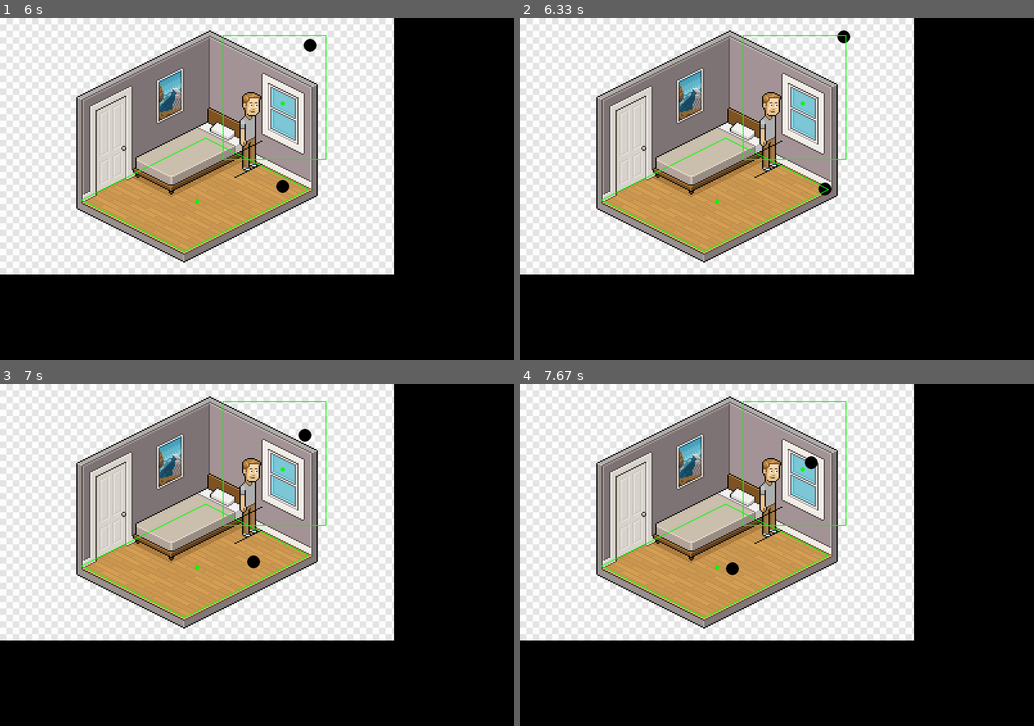
Above: before the commit, frames 1-4 (two rows, left to right).
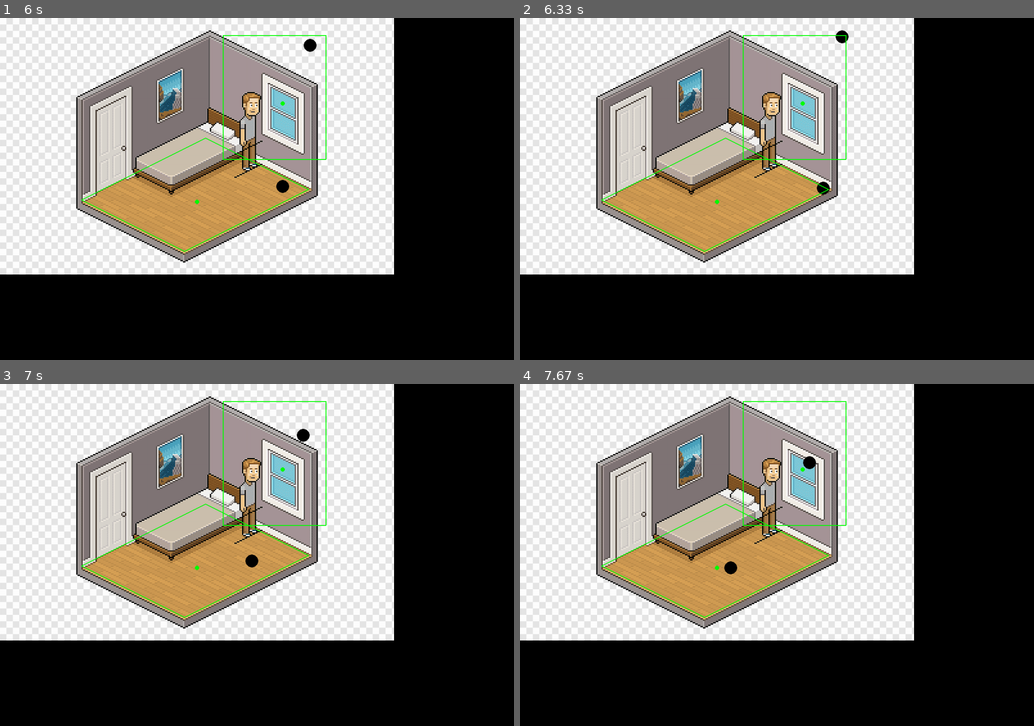
Above: after the commit, the same moments.

Repository: moises-dias/pygame-learning
Game: pygame game, started from movement_test.py
Two runs of this game, one before a commit and one after it. Both use one fixed random seed, a clock stepped at 60 frames per second and the inputs below.
Inputs:
- Up to frame 1 (6 s): hold Right 0.33-0.8 s; hold Up 0.83-1.13 s; hold Right 1.17-1.63 s; hold Left 1.67-2.2 s; hold Down 2.23-2.53 s; hold Left 2.57-2.97 s; hold Up 3-3.37 s; hold Right 3.4-4.03 s; hold Down 4.07-4.43 s; hold Left 4.47-4.93 s; hold Right 4.97-5.43 s; hold Up 5.47-5.77 s; hold Right from 5.8 s (still down)
- Up to frame 2 (6.33 s): release Right at 6.27 s; hold Left from 6.3 s (still down)
- Up to frame 3 (7 s): release Left at 6.83 s; hold Down from 6.87 s (still down)
- Up to frame 4 (7.67 s): release Down at 7.17 s; hold Left 7.2-7.6 s; hold Up from 7.63 s (still down)

Frame 1 is identical in both runs. In frame 2, less than 0.1% of the frame differs, in the area x 57-65%, y 3-52%; in frame 3, less than 0.1%, in the area x 47-61%, y 13-54%; in frame 4, less than 0.1%.

Commit message:
reduce speed when walking close to wall

Diff:
--- a/movement_test.py
+++ b/movement_test.py
@@ -36,6 +36,7 @@
 image_rect = image.get_rect()
 
 velocity = 2
+velocity_reducer = 0.5
 
 running = True
 while running:
@@ -67,38 +68,46 @@
     if keys[pygame.K_DOWN]:
         down = 1
 
-    if (up + down + left + right) == 1:
+    direction_sum = up + down + left + right
+    if (direction_sum) == 1:
         if left == 1:
             if not (x1 <= walker_x - velocity):
                 if (walker_y + velocity <= y2):
-                    down += 1
+                    down = 1
             elif not (walker_y + velocity <= y2):
                 if (x1 <= walker_x - velocity):
-                    up += 1
+                    up = 1
 
         elif right == 1:
             if not (walker_x + velocity <= x2):
                 if (y1 <= walker_y - velocity):
-                    up += 1
+                    up = 1
             elif not (y1 <= walker_y - velocity):
                 if (walker_x + velocity <= x2):
-                    down += 1
+                    down = 1
 
         elif up == 1:
             if not (x1 <= walker_x - velocity):
                 if (y1 <= walker_y - velocity):
-                    right += 1
+                    right = 1
             elif not (y1 <= walker_y - velocity):
                 if (x1 <= walker_x - velocity):
-                    left += 1
+                    left = 1
 
         elif down == 1:
             if not (walker_y + velocity <= y2):
                 if (walker_x + velocity <= x2):
-                    right += 1
+                    right = 1
             elif not (walker_x + velocity <= x2):
                 if (walker_y + velocity <= y2):
-                    left += 1
+                    left = 1
+
+    if direction_sum != (up + down + left + right):
+        up *= velocity_reducer
+        down *= velocity_reducer
+        left *= velocity_reducer
+        right *= velocity_reducer
+
 
     if (right - left) != 0:
         new_walker_x_h = (right - left) * velocity
